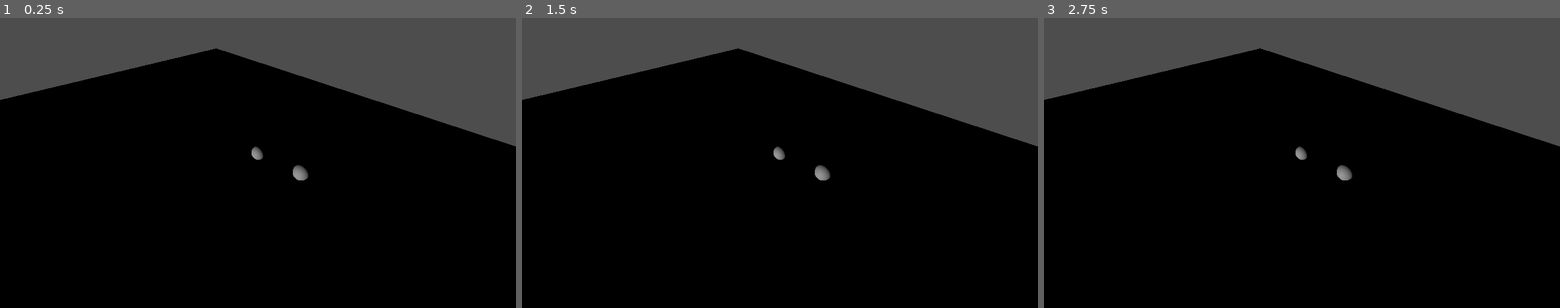
Above: before the commit, frames 1-3 (left to right).
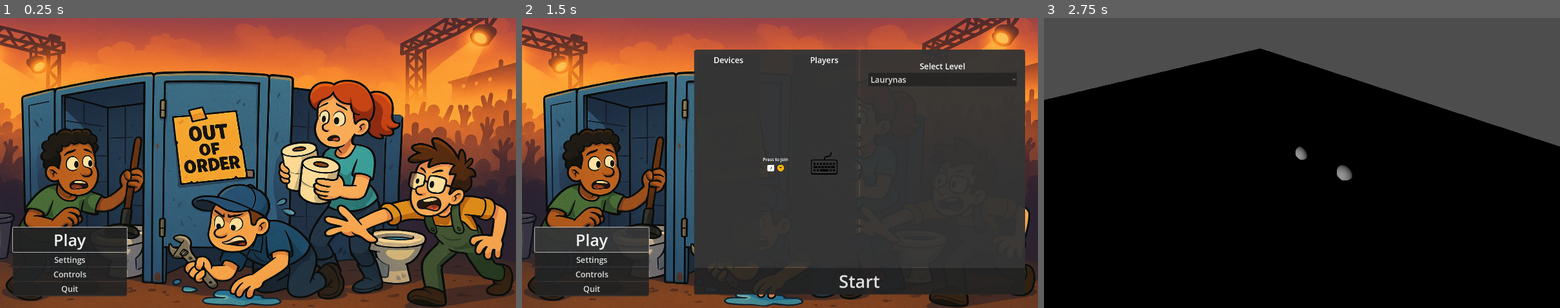
Above: after the commit, the same moments.

Repository: LaurynasP/ldjam-57
Game: Godot game, scene res://scenes/Main.tscn
The game is run twice, just before and just after one commit, with the same random seed, the same clock (stepped at 60 frames per second) and the same inputs. Before the commit the project starts from res://features/level/debug_levels/Laurynas.tscn.
Inputs (mouse positions are in pixels of both pictures, inside the frame that each line leads up to):
- Up to frame 1 (0.25 s): no input
- Up to frame 2 (1.5 s): click (594, 238) at 0.5 s, where only the run after the commit has a clickable "Play"; click (594, 238) at 1.25 s, where only the run after the commit has a clickable "Play"
- Up to frame 3 (2.75 s): click (1379, 281) at 2 s, where only the run after the commit has a clickable "Start"

The runs differ from the first frame. In frame 1, 91% of the frame differs, in the area x 0-100%, y 0-100%; in frame 2, 97%; in frame 3, nothing differs.

Commit message:
Set main scene

Diff:
--- a/project.godot
+++ b/project.godot
@@ -11,7 +11,7 @@
 [application]
 
 config/name="ldjam-57"
-run/main_scene="uid://hag7k21uqn13"
+run/main_scene="uid://cu73xjjw087ti"
 config/features=PackedStringArray("4.4", "Forward Plus")
 config/icon="res://icon.svg"
 
